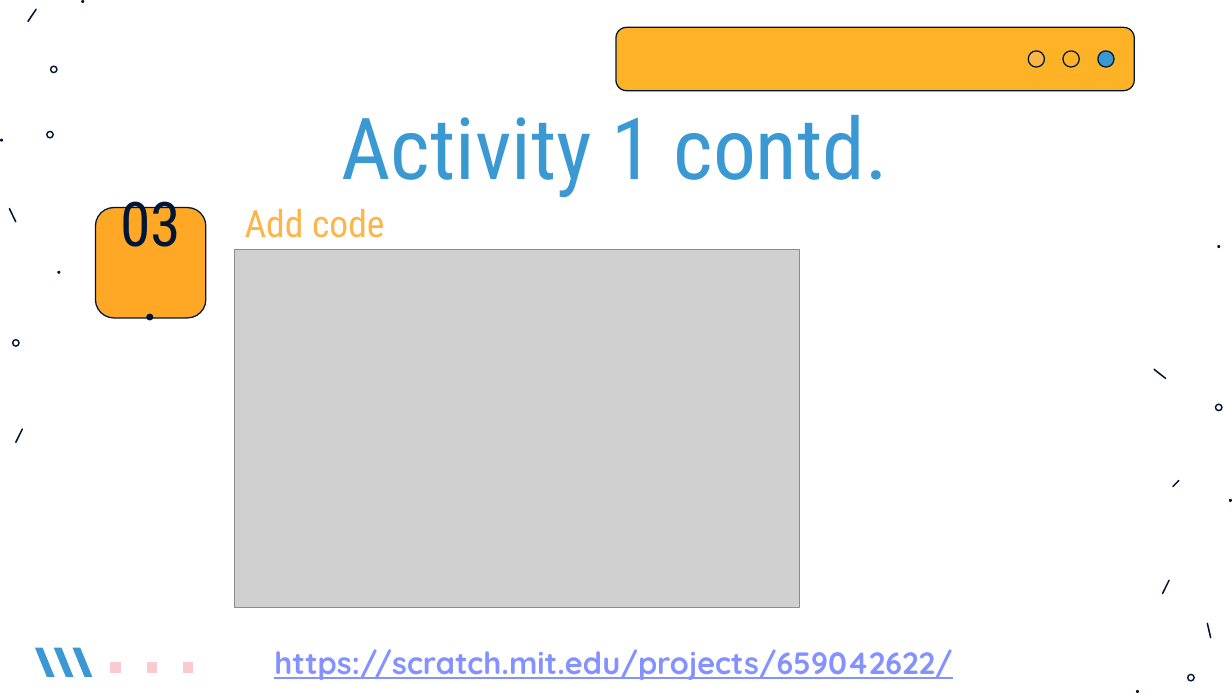
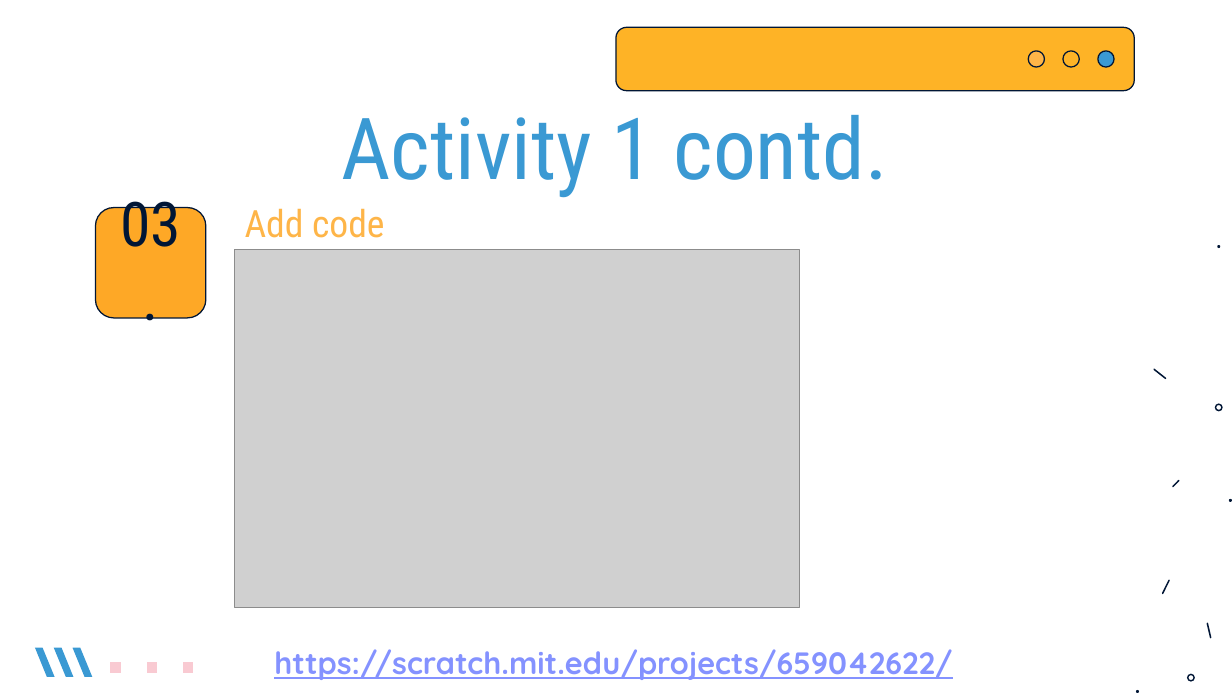
Before and after one commit to Vanshika-Mittal/scratch-tutorial, a slide deck: slide 7 of Scratch-Conditionals/Scratch-Conditionals.pptx. Drawn at 1232x693 pixels with LibreOffice and Linux fonts; fonts in the diff are those of the drawing; grey boxes stand for pictures. Boxes give left, top, right and bottom in pixels: in the first picture for what was removed or moved away, otherwise in the second. Text is boxed around its words. In the diff, an @@ line names an element or a change of style, - is before the commit and + after.

```diff
--- a/Scratch-Conditionals/Scratch-Conditionals.pptx
+++ b/Scratch-Conditionals/Scratch-Conditionals.pptx
@@ group removed at (0, 0, 84, 444): 9 freeform shapes @@
```
Also in this commit, not shown: 13 other slides changed, 1 other file.
